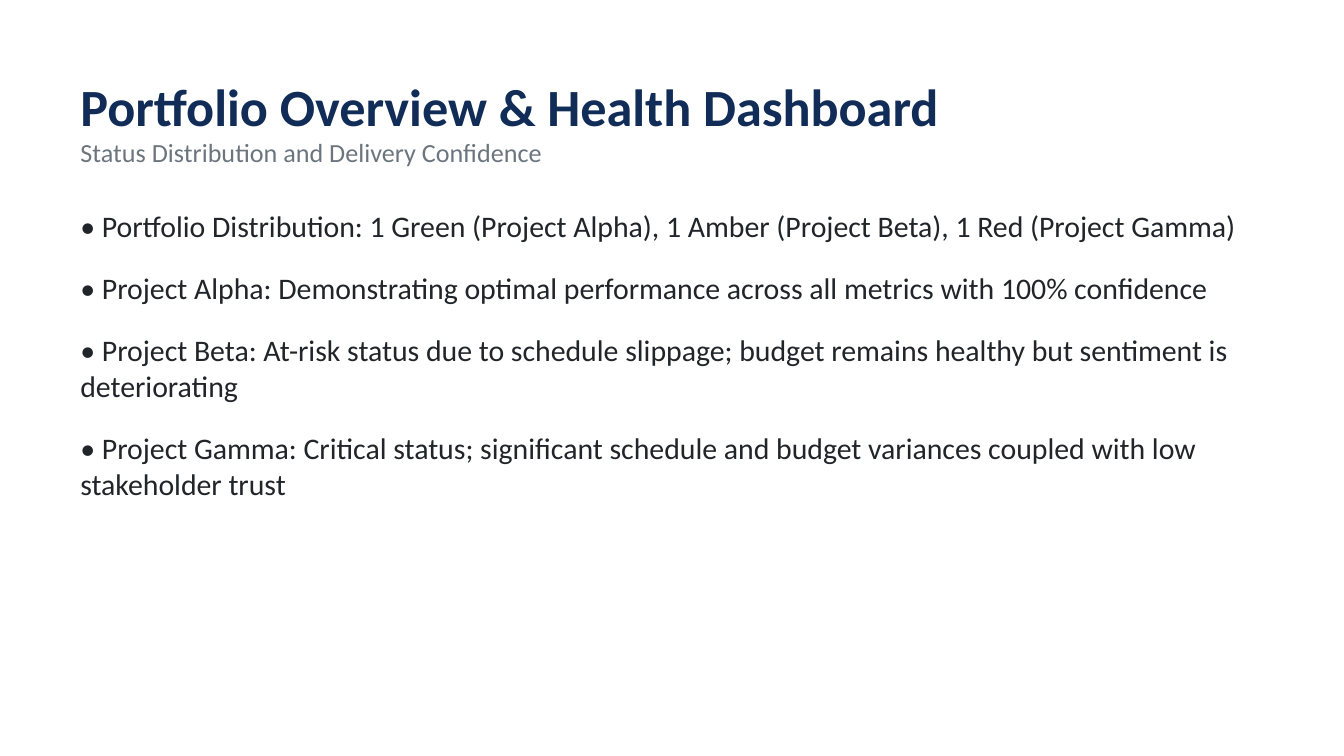
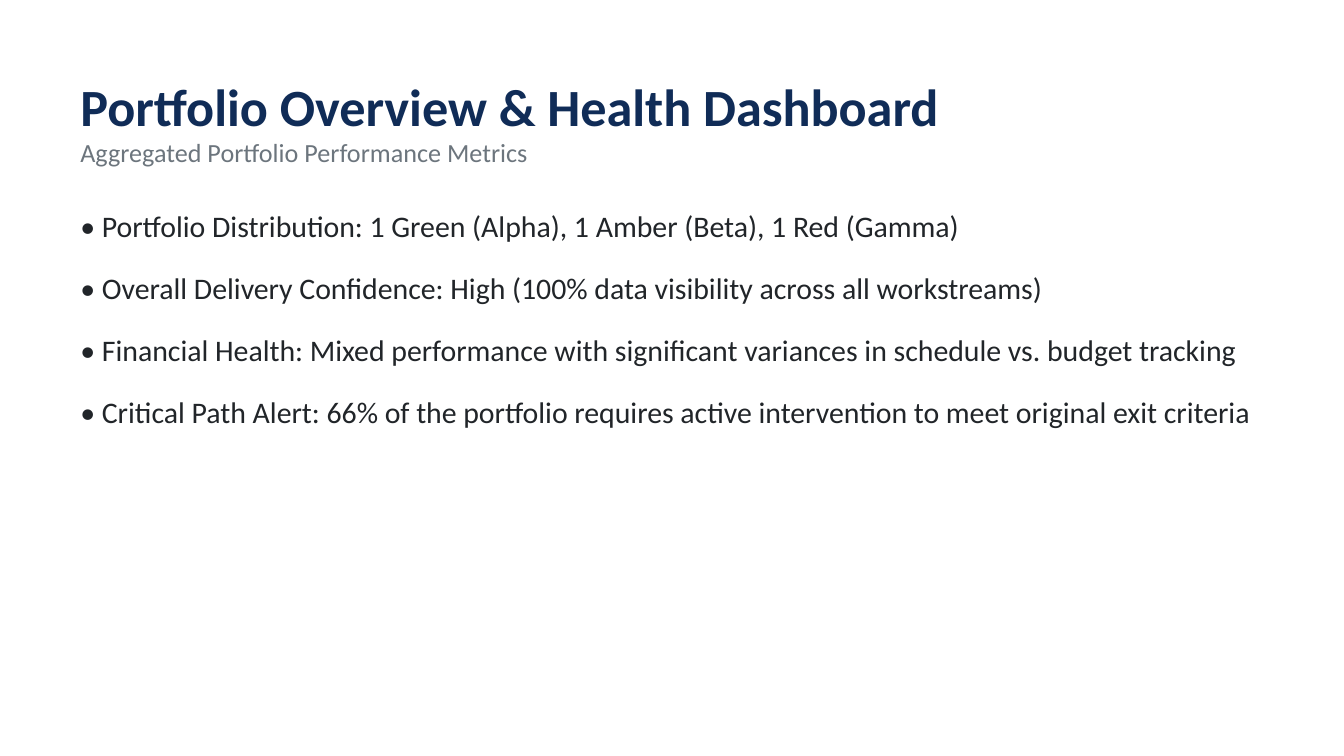
Before and after one commit to Faiz1314/project-health-agent1, a slide deck: slide 2 of outputs/Monthly_Executive_Report.pptx. Drawn at 1344x756 pixels with LibreOffice and Linux fonts; fonts in the diff are those of the drawing. Boxes give left, top, right and bottom in pixels: in the first picture for what was removed or moved away, otherwise in the second. Text is boxed around its words. In the diff, an @@ line names an element or a change of style, - is before the commit and + after.

```diff
--- a/outputs/Monthly_Executive_Report.pptx
+++ b/outputs/Monthly_Executive_Report.pptx
@@ text at [80, 144, 527, 167]: text changed @@
-Status Distribution and Delivery Confidence
+Aggregated Portfolio Performance Metrics
@@ text at [102, 215, 1250, 428]: text changed @@
-• Portfolio Distribution: 1 Green (Project Alpha), 1 Amber (Project Beta), 1 Red (Project Gamma)
-• Project Alpha: Demonstrating optimal performance across all metrics with 100% confidence
-• Project Beta: At-risk status due to schedule slippage; budget remains healthy but sentiment is deteriorating
-• Project Gamma: Critical status; significant schedule and budget variances coupled with low stakeholder trust
+• Portfolio Distribution: 1 Green (Alpha), 1 Amber (Beta), 1 Red (Gamma)
+• Overall Delivery Confidence: High (100% data visibility across all workstreams)
+• Financial Health: Mixed performance with significant variances in schedule vs. budget tracking
+• Critical Path Alert: 66% of the portfolio requires active intervention to meet original exit criteria
```
Also in this commit, not shown: 3 other slides changed, 2 slides added, 2 slides removed, 7 other files.
